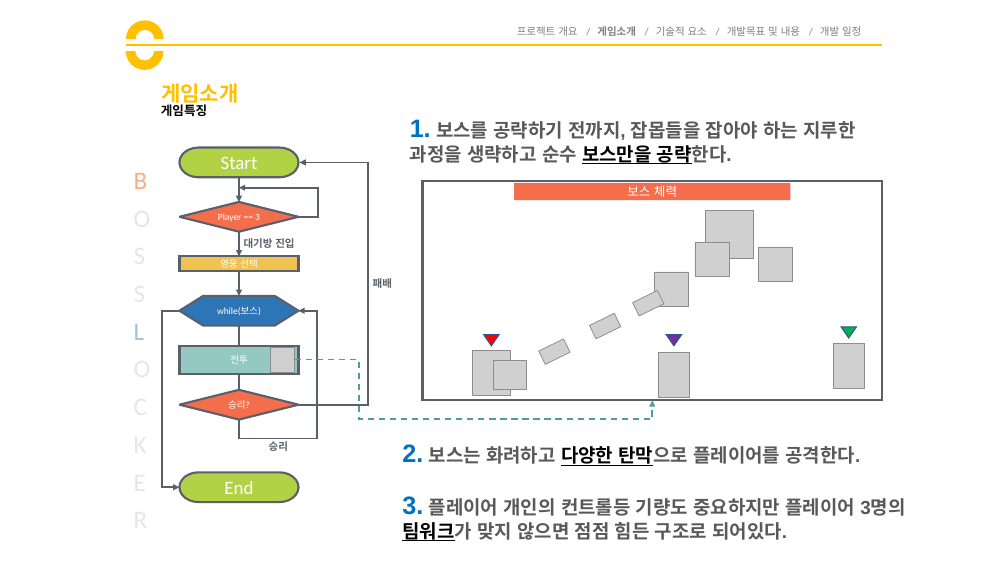
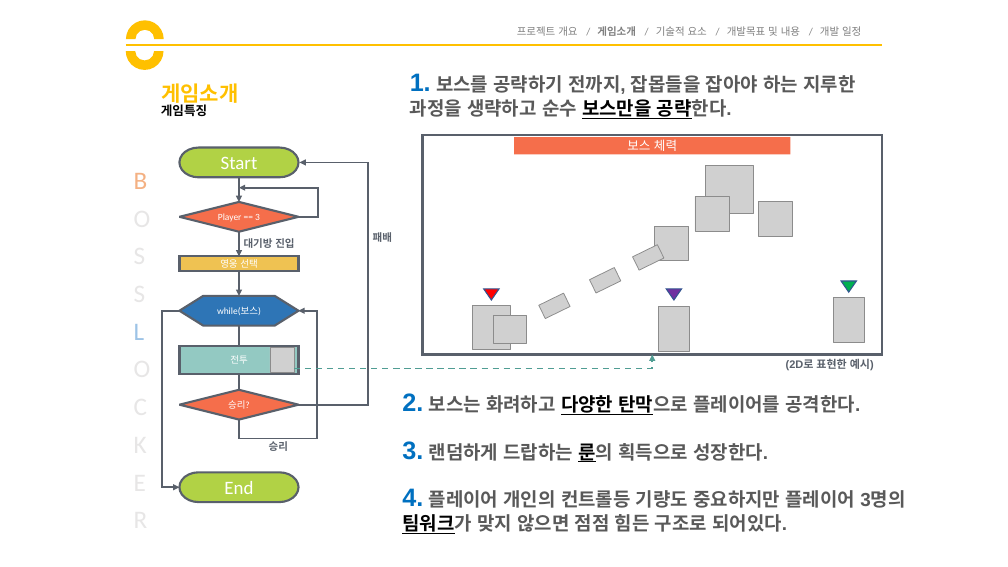
Before and after one commit to goddun/Report, a slide deck: slide 6 of BossLocker_김홍일_양태윤_조소연.pptx. Drawn at 1008x567 pixels with LibreOffice and Linux fonts; fonts in the diff are those of the drawing; grey boxes stand for pictures. Boxes give left, top, right and bottom in pixels: in the first picture for what was removed or moved away, otherwise in the second. Text is boxed around its words. In the diff, an @@ line names an element or a change of style, - is before the commit and + after.

```diff
--- a/BossLocker_김홍일_양태윤_조소연.pptx
+++ b/BossLocker_김홍일_양태윤_조소연.pptx
@@ 11 pictures, 3 triangles, 2 texts, 2 rectangles: place and size @@
-11 pictures, 3 triangles, 2 texts, 2 rectangles at (373, 119, 882, 401)
+11 pictures, 3 triangles, 2 texts, 2 rectangles at (373, 73, 882, 355)
@@ elbow arrow moved from (295, 360) - (653, 401) to (294, 368) - (653, 355) @@
@@ text added at (786, 359, 874, 371), 10.5 pt, text #59606B, bold @@
+(2D로 표현한 예시)
@@ text "2. 보스는 화려하고 다양한 탄막으로 ...": place and size @@
-text "2. 보스는 화려하고 다양한 탄막으로 ..." at (402, 444, 861, 466)
+text "2. 보스는 화려하고 다양한 탄막으로 ..." at (402, 393, 861, 415)
@@ text added at (402, 441, 768, 462), 18 pt, text #595959, bold @@
+3. 랜덤하게 드랍하는 룬의 획득으로 성장한다.
@@ text at (402, 488, 905, 534): text changed @@
-3. 플레이어 개인의 컨트롤등 기량도 중요하지만 플레이어 3명의 팀워크가 맞지 않으면 점점 힘든 구조로 되어있다.
+4. 플레이어 개인의 컨트롤등 기량도 중요하지만 플레이어 3명의 팀워크가 맞지 않으면 점점 힘든 구조로 되어있다.
```
Also in this commit, not shown: 2 other slides changed, 1 other file.
